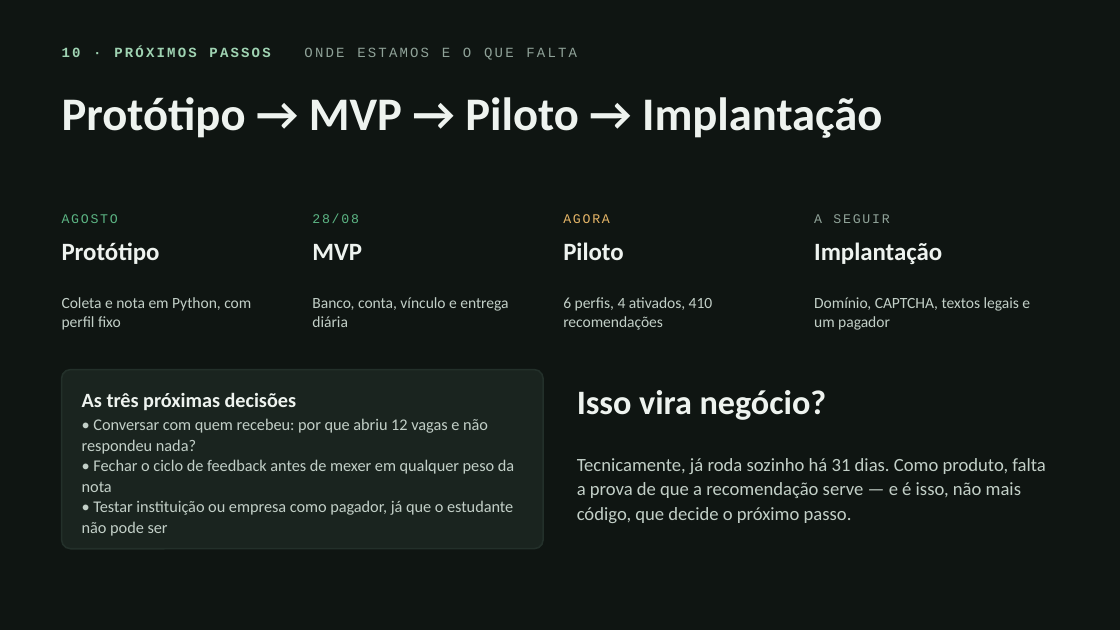
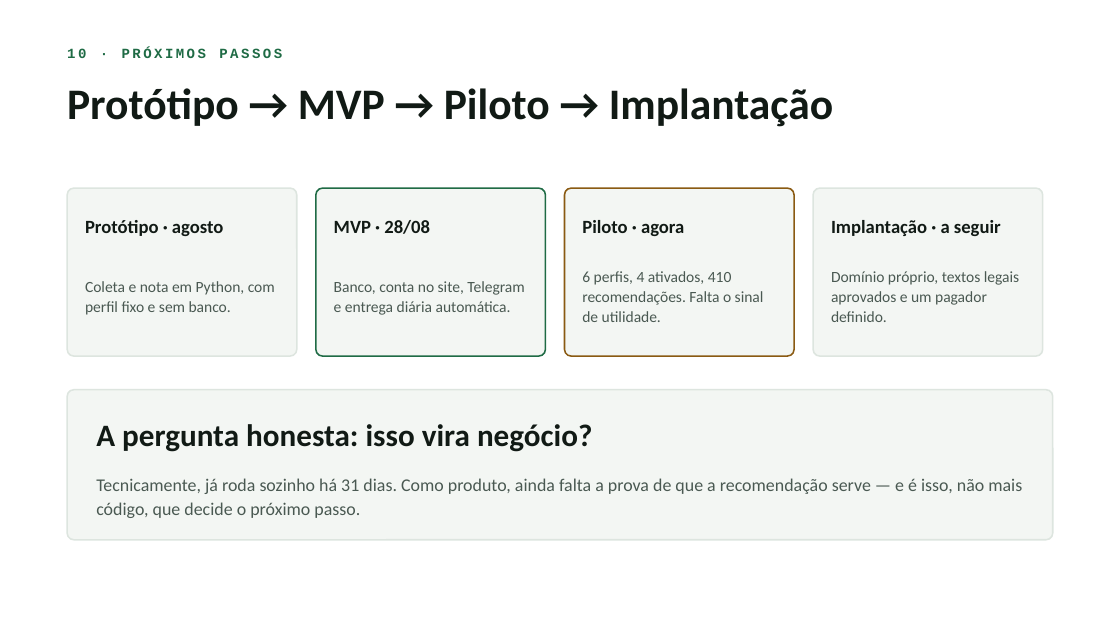
Before and after one commit to RadarEstagio/RadarEstagio, a slide deck: slide 10 of apresentacao/radar-de-estagio-pit.pptx. Drawn at 1120x630 pixels with LibreOffice and Linux fonts; fonts in the diff are those of the drawing. Boxes give left, top, right and bottom in pixels: in the first picture for what was removed or moved away, otherwise in the second. Text is boxed around its words. In the diff, an @@ line names an element or a change of style, - is before the commit and + after.

Commit message:
docs(apresentacao): refaz o pptx no tema claro, com notas do apresentador
Espelha o deck HTML: fundo branco, verde escuro como acento e o mesmo texto
enxuto. O que saiu dos slides foi para as notas de cada um, que é onde o
detalhe serve na hora de apresentar.

A altura do título passa a considerar a quebra de linha que o texto sofre na
largura do slide, não só as quebras escritas; sem isso o título de duas linhas
estourava a caixa. Mesma correção nos blocos e nas etapas do fluxo.

```diff
--- a/apresentacao/radar-de-estagio-pit.pptx
+++ b/apresentacao/radar-de-estagio-pit.pptx
@@ background #0F1512 to #FFFFFF @@
@@ text at (x1=67, y1=48, x2=282, y2=58): text changed; text colour #8FA298 to #1F6B45; bold on @@
-10 · PRÓXIMOS PASSOS ONDE ESTAMOS E O QUE FALTA
+10 · PRÓXIMOS PASSOS
@@ text "Protótipo → MVP → Piloto ..." at (x1=67, y1=88, x2=833, y2=127): size 30 to 28 pt, text colour #EEF3EF to #111A15; line spacing 0.92 to 0.95 @@
@@ rounded rectangle added at (x1=67, y1=188, x2=297, y2=356), fill #F3F6F3, outline #DDE5DF 1 pt @@
@@ rounded rectangle added at (x1=316, y1=188, x2=545, y2=356), fill #F3F6F3, outline #1F6B45 1 pt @@
@@ rounded rectangle added at (x1=564, y1=188, x2=794, y2=356), fill #F3F6F3, outline #8A5A12 1 pt @@
@@ rounded rectangle added at (x1=813, y1=188, x2=1043, y2=356), fill #F3F6F3, outline #DDE5DF 1 pt @@
@@ text removed at (x1=62, y1=214, x2=118, y2=223) @@
-AGOSTO
@@ text at (x1=85, y1=220, x2=223, y2=236): text changed; size 16 to 12 pt; text colour #EEF3EF to #111A15 @@
-Protótipo
+Protótipo · agosto
@@ text removed at (x1=312, y1=214, x2=359, y2=223) @@
-28/08
@@ text at (x1=334, y1=220, x2=430, y2=234): text changed; size 16 to 12 pt; text colour #EEF3EF to #111A15 @@
-MVP
+MVP · 28/08
@@ text removed at (x1=563, y1=214, x2=610, y2=223) @@
-AGORA
@@ text at (x1=582, y1=220, x2=684, y2=236): text changed; size 16 to 12 pt; text colour #EEF3EF to #111A15 @@
-Piloto
+Piloto · agora
@@ text removed at (x1=814, y1=214, x2=889, y2=223) @@
-A SEGUIR
@@ text at (x1=831, y1=220, x2=1001, y2=236): text changed; size 16 to 12 pt; text colour #EEF3EF to #111A15 @@
-Implantação
+Implantação · a seguir
@@ text at (x1=85, y1=281, x2=275, y2=315): text changed; text colour #C2CFC7 to #4A5952 @@
-Coleta e nota em Python, com perfil fixo
+Coleta e nota em Python, com perfil fixo e sem banco.
@@ text at (x1=334, y1=281, x2=524, y2=315): text changed; text colour #C2CFC7 to #4A5952 @@
-Banco, conta, vínculo e entrega diária
+Banco, conta no site, Telegram e entrega diária automática.
@@ text at (x1=582, y1=271, x2=764, y2=322): text changed; text colour #C2CFC7 to #4A5952 @@
-6 perfis, 4 ativados, 410 recomendações
+6 perfis, 4 ativados, 410 recomendações. Falta o sinal de utilidade.
@@ text at (x1=831, y1=271, x2=1019, y2=322): text changed; text colour #C2CFC7 to #4A5952 @@
-Domínio, CAPTCHA, textos legais e um pagador
+Domínio próprio, textos legais aprovados e um pagador definido.
@@ rounded rectangle resized from (x1=62, y1=370, x2=543, y2=549) to (x1=67, y1=390, x2=1053, y2=540) @@
@@ rounded rectangle at (x1=67, y1=390, x2=1053, y2=540): fill #1A241F to #F3F6F3; outline #23302A 1 pt to #DDE5DF 1 pt; proportions changed @@
@@ text removed at (x1=82, y1=392, x2=296, y2=410) @@
-As três próximas decisões
@@ text removed at (x1=82, y1=418, x2=514, y2=536) @@
-• Conversar com quem recebeu: por que abriu 12 vagas e não respondeu nada?
-• Fechar o ciclo de feedback antes de mexer em qualquer peso da nota
-• Testar instituição ou empresa como pagador, já que o estudante não pode ser
@@ text at (x1=96, y1=424, x2=592, y2=452): text changed; size 22 to 20 pt; text colour #EEF3EF to #111A15 @@
-Isso vira negócio?
+A pergunta honesta: isso vira negócio?
@@ text at (x1=96, y1=478, x2=1022, y2=518): text changed; size 12 to 11.5 pt; text colour #C2CFC7 to #4A5952 @@
-Tecnicamente, já roda sozinho há 31 dias. Como produto, falta a prova de que a recomendação serve — e é isso, não mais código, que decide o próximo passo.
+Tecnicamente, já roda sozinho há 31 dias. Como produto, ainda falta a prova de que a recomendação serve — e é isso, não mais código, que decide o próximo passo.
```
Also in this commit, not shown: 9 other slides changed, 1 other file.
